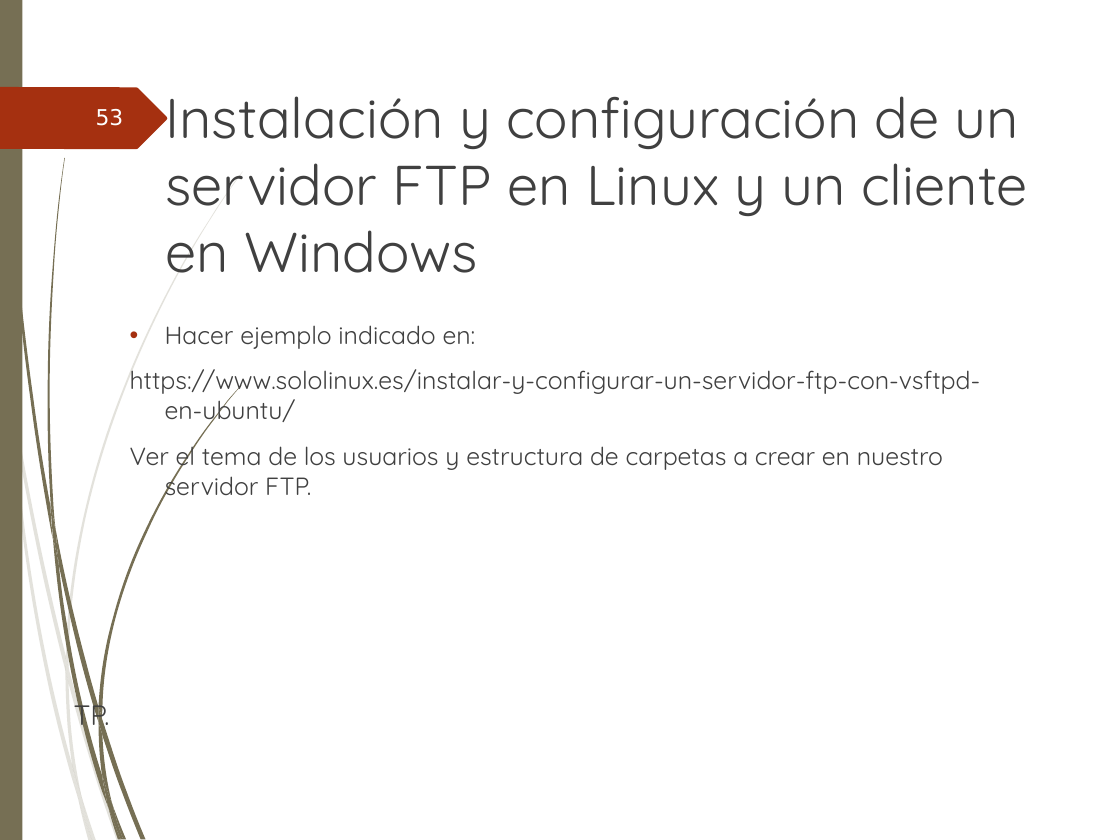
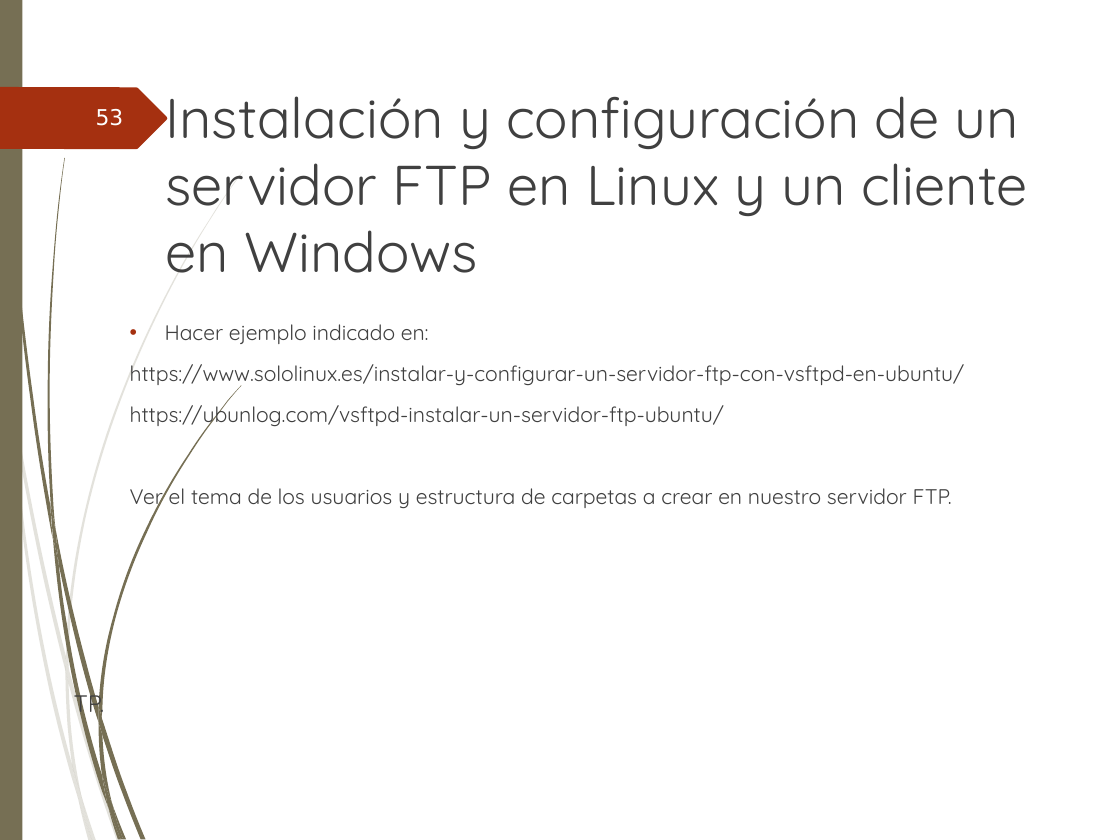
Before and after one commit to ammDAW/daw, a slide deck: slide 53 of 2_DAW/DAW - Beatriz/Unidad3/UT3. Instalacion & admistracion Servidores FTP.ppt. Drawn at 1120x840 pixels with LibreOffice and Linux fonts; fonts in the diff are those of the drawing; background and template pictures are left out. Boxes give left, top, right and bottom in pixels: in the first picture for what was removed or moved away, otherwise in the second. Text is boxed around its words. In the diff, an @@ line names an element or a change of style, - is before the commit and + after.

```diff
--- a/2_DAW/DAW - Beatriz/Unidad3/UT3. Instalacion & admistracion Servidores FTP.ppt
+++ b/2_DAW/DAW - Beatriz/Unidad3/UT3. Instalacion & admistracion Servidores FTP.ppt
@@ text at (74,324,965,718): size 16 to 13.6 pt in "Hacer ejemplo indicado en:", "https://www.sololinux.es/instalar-y-configurar-un-servidor-f ...", "Ver el tema de los usuarios y ..."; size 18 to 15.3 pt in "TP." @@
@@ text at (130,401,724,428): paragraph added @@
+  https://ubunlog.com/vsftpd-instalar-un-servidor-ftp-ubuntu/
```
Also in this commit, not shown: 2 other slides changed, 2 other files.
